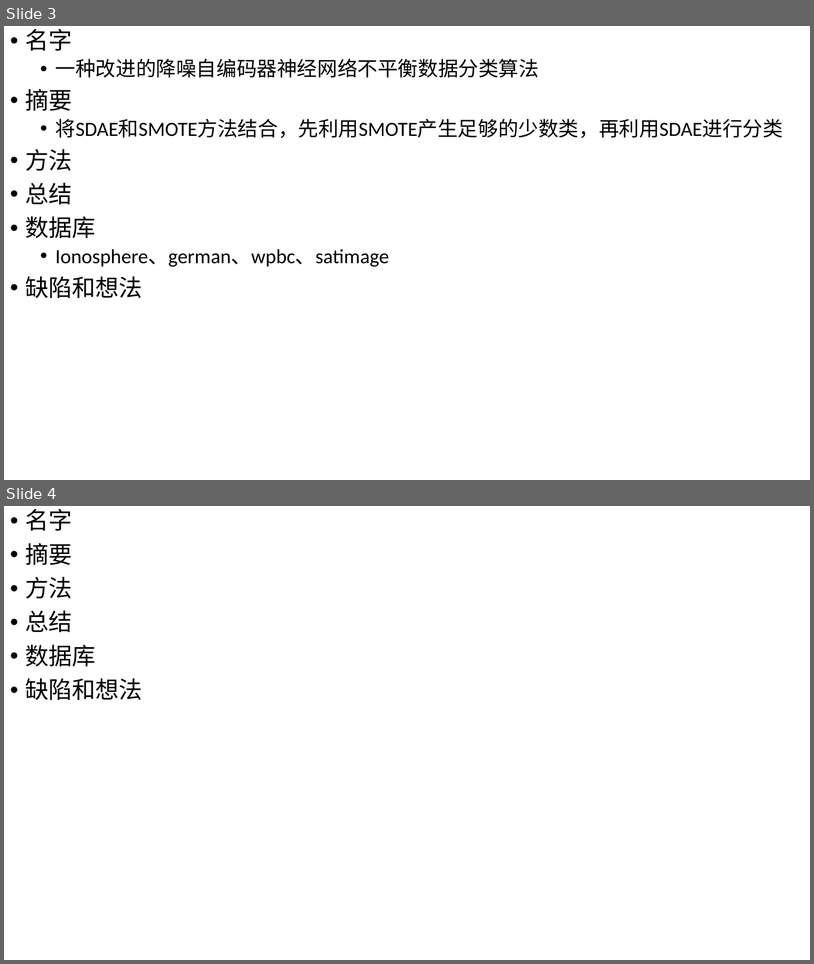
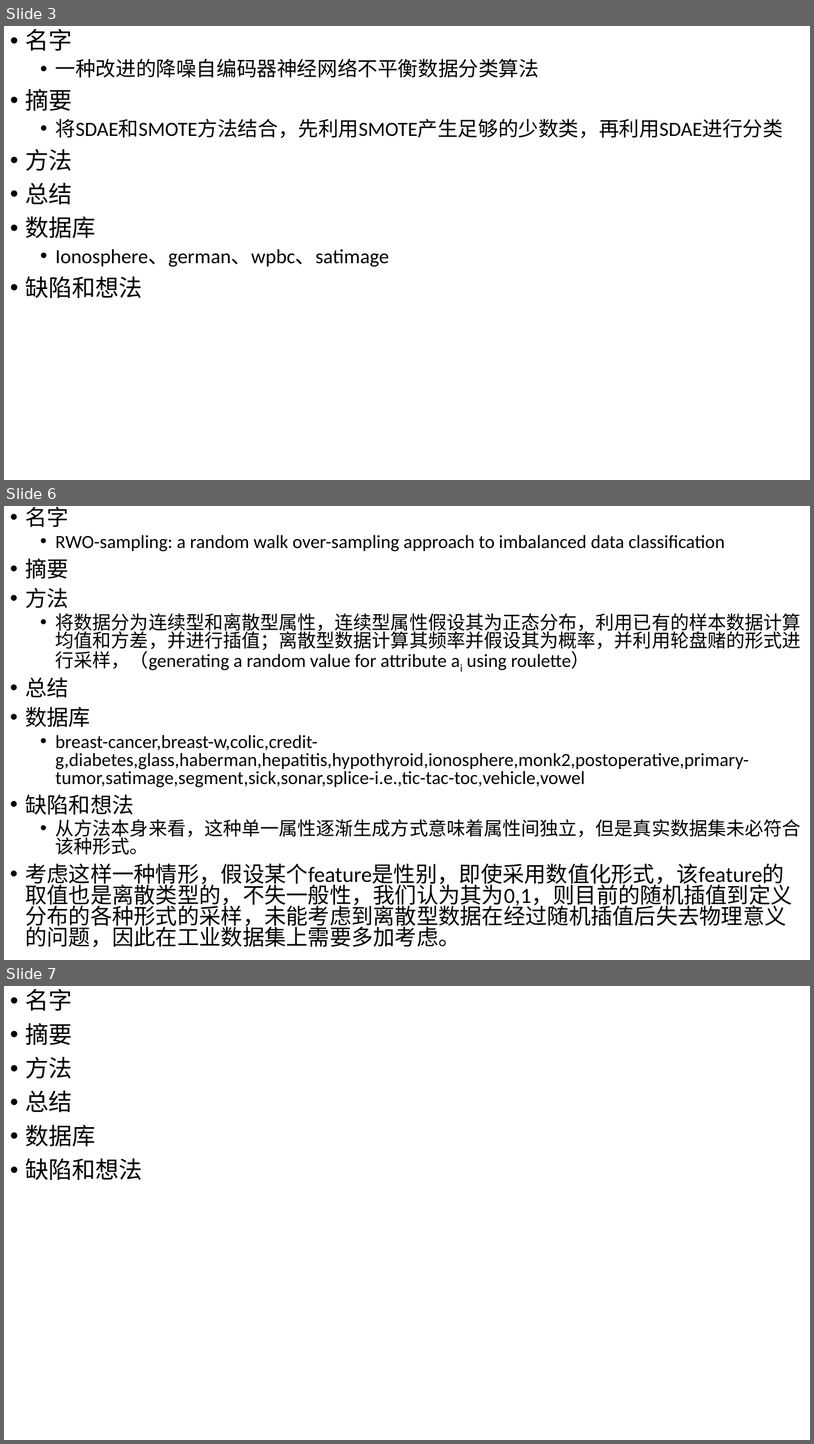
Before and after one commit to IqaHaziqah/on_the_way, a slide deck: aaon_the_way/a-mydoc/长期维护.pptx. Shown one above the other, each under a label of ours: slides 3 and 4 before the commit, slides 3, 6 and 7 after it; the slides between them are not shown. The pictures are 814x964 and 814x1444 pixels, drawn with LibreOffice and Linux fonts; fonts in the diff are those of the drawing. Boxes give left, top, right and bottom in pixels: in the first picture for what was removed or moved away, otherwise in the second. Text is boxed around its words. In the diff, an @@ line names an element or a change of style, - is before the commit and + after.

```diff
--- a/aaon_the_way/a-mydoc/长期维护.pptx
+++ b/aaon_the_way/a-mydoc/长期维护.pptx
@@ slide 6 added at box(4, 506, 810, 960), background #FFFFFF @@
@@ text added at box(25, 507, 801, 947), 22.2 pt, text #000000 @@
+• 名字
+  • RWO-sampling: a random walk over-sampling approach to imbalanced data classification
+• 摘要
+• 方法
+  • 将数据分为连续型和离散型属性，连续型属性假设其为正态分布，利用已有的样本数据计算均值和方差，并进行插值；离散型数据计算其频率并假设其为概率，并利用轮盘赌的形式进行采样，（generating a random value for attribute ai using roulette）
+• 总结
+• 数据库
+  • breast-cancer,breast-w,colic,credit-g,diabetes,glass,haberman,hepatitis,hypothyroid,ionosphere,monk2,postoperative,primary-tumor,satimage,segment,sick,sonar,splice-i.e.,tic-tac-toc,vehicle,vowel
+• 缺陷和想法
+  • 从方法本身来看，这种单一属性逐渐生成方式意味着属性间独立，但是真实数据集未必符合该种形式。
+• 考虑这样一种情形，假设某个feature是性别，即使采用数值化形式，该feature的取值也是离散类型的，不失一般性，我们认为其为0,1，则目前的随机插值到定义分布的各种形式的采样，未能考虑到离散型数据在经过随机插值后失去物理意义的问题，因此在工业数据集上需要多加考虑。
@@ what was slide 4 is now slide 7 @@
```
Also in this commit, not shown: 1 slide changed, 1 other slide added, 40 other files.
